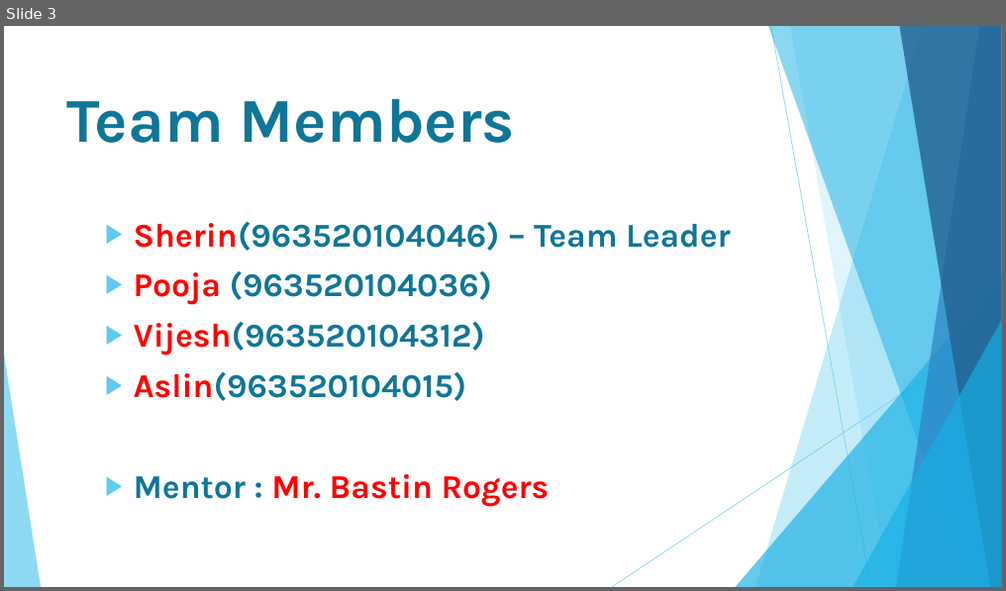
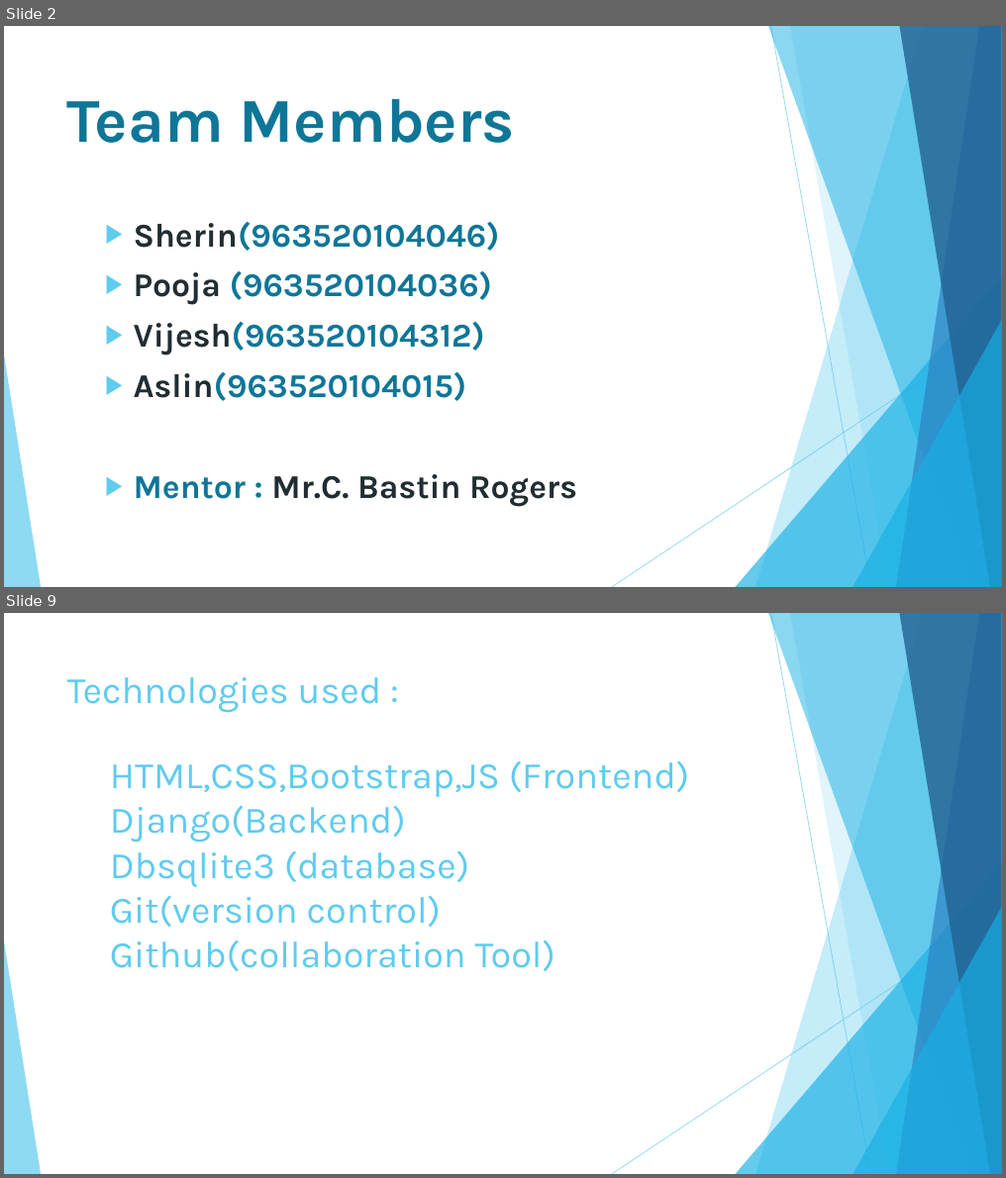
Before and after one commit to aslin-joel-r/mini-project-S6, a slide deck: Mini Project.pptx. Shown one above the other, each under a label of ours: slide 3 before the commit, slides 2 and 9 after it; the slides between them are not shown. The pictures are 1006x591 and 1006x1178 pixels, drawn with LibreOffice and Linux fonts; fonts in the diff are those of the drawing. Boxes give left, top, right and bottom in pixels: in the first picture for what was removed or moved away, otherwise in the second. Text is boxed around its words. In the diff, an @@ line names an element or a change of style, - is before the commit and + after.

```diff
--- a/Mini Project.pptx
+++ b/Mini Project.pptx
@@ slide 9 added at (4,613,1002,1174), background #FFFFFF; not listed: 10 template elements that a slide beside it also shows @@
@@ title added at (67,677,381,713), 36 pt, text #5FCBEF @@
+Technologies used :
@@ text added at (110,761,689,971), 36 pt, text #5FCBEF @@
+HTML,CSS,Bootstrap,JS (Frontend)
+Django(Backend)
+Dbsqlite3 (database)
+Git(version control)
+Github(collaboration Tool)
@@ what was slide 3 is now slide 2 @@
@@ slide 2 changed as well @@
@@ text at (134,222,500,251): text changed @@
-▶ Sherin(963520104046) – Team Leader
+▶ Sherin(963520104046)
@@ text at (134,272,492,401): text colour #FF0000 to #212D32 in "Pooja", "Vijesh(963520104312)", "Aslin(963520104015)" @@
@@ text at (134,474,577,507): text changed; text colour #FF0000 to #212D32 @@
-▶ Mentor : Mr. Bastin Rogers
+▶ Mentor : Mr.C. Bastin Rogers
```
Also in this commit, not shown: 2 other slides changed, 6 other slides added, 3 slides removed.
